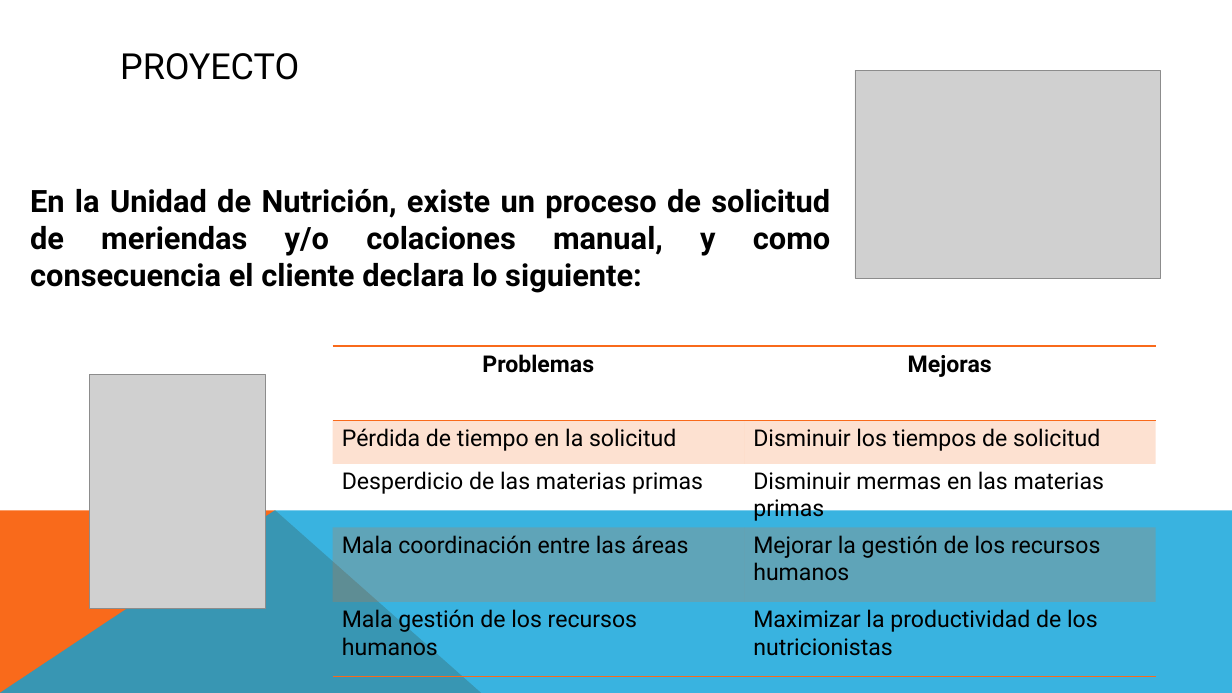
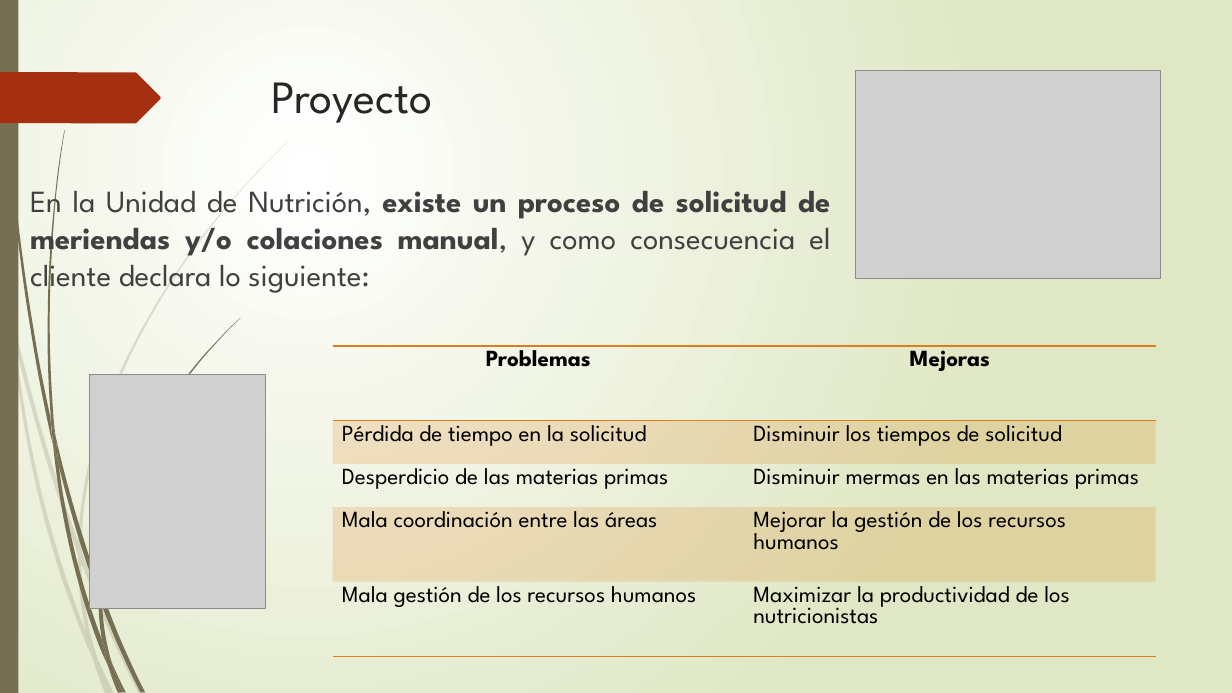
Before and after one commit to food-aid/Seminario, a slide deck: slide 4 of Food-Aid.pptx. Drawn at 1232x693 pixels with LibreOffice and Linux fonts; fonts in the diff are those of the drawing; grey boxes stand for pictures. Boxes give left, top, right and bottom in pixels: in the first picture for what was removed or moved away, otherwise in the second. Text is boxed around its words. In the diff, an @@ line names an element or a change of style, - is before the commit and + after.

```diff
--- a/Food-Aid.pptx
+++ b/Food-Aid.pptx
@@ background #FFFFFF to gradient #FFFFFF to #DFE8C4 @@
@@ rectangle added at bbox=[0, 0, 18, 693], fill #766F54 @@
@@ freeform shape added at bbox=[0, 72, 161, 123], fill #A53010 @@
@@ title "Proyecto" at bbox=[271, 82, 432, 123]: vertical alignment middle to top @@
@@ title at bbox=[271, 82, 432, 123]: text changed; size 28 to 36 pt; font Roboto to League Spartan; text colour #000000 to #262626 @@
-PROYECTO
+Proyecto
@@ text "En la Unidad de Nutrición, ..." at bbox=[30, 181, 831, 296]: font Roboto to League Spartan, text colour #000000 to #404040; bold off in "En la Unidad de Nutrición, manual, y ..."; more space between paragraphs @@
@@ table at bbox=[333, 346, 1155, 677] @@
@@ fill #F96A1B at 20% opacity to #DE7E18 at 20% opacity in 4 cells @@
@@ font Roboto to League Spartan @@
@@ borders changed @@
@@ freeform shape removed at bbox=[0, 510, 482, 693] @@
@@ freeform shape removed at bbox=[0, 510, 1232, 693] @@
@@ group added at bbox=[0, 141, 288, 693]: 10 freeform shapes @@
@@ group added at bbox=[3, 0, 240, 693]: 11 freeform shapes @@
```
Also in this commit, not shown: 11 other slides changed.
